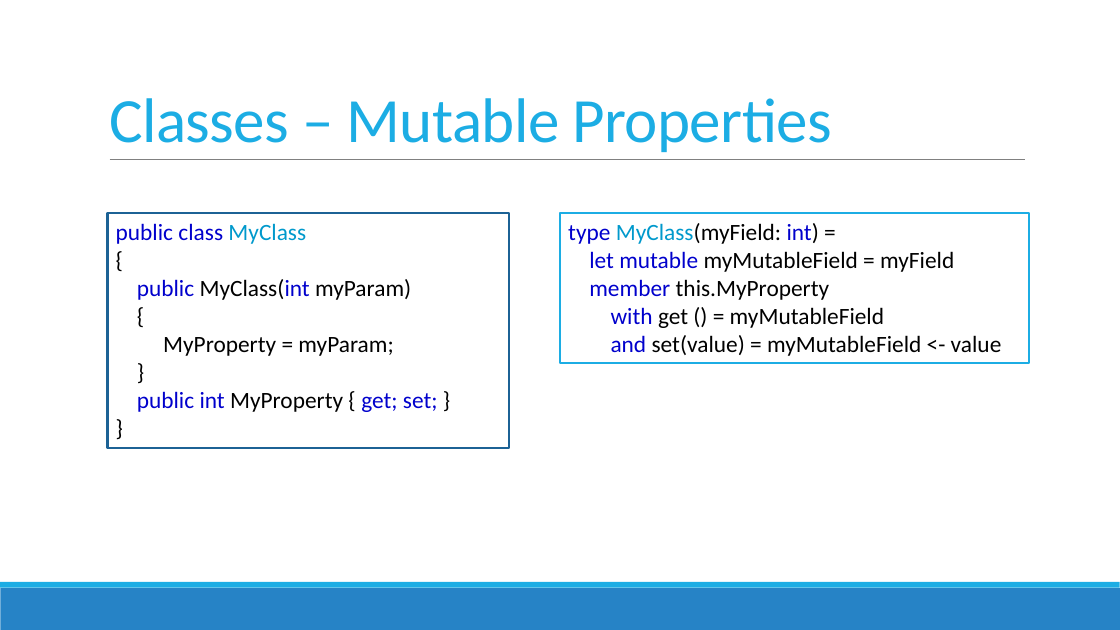
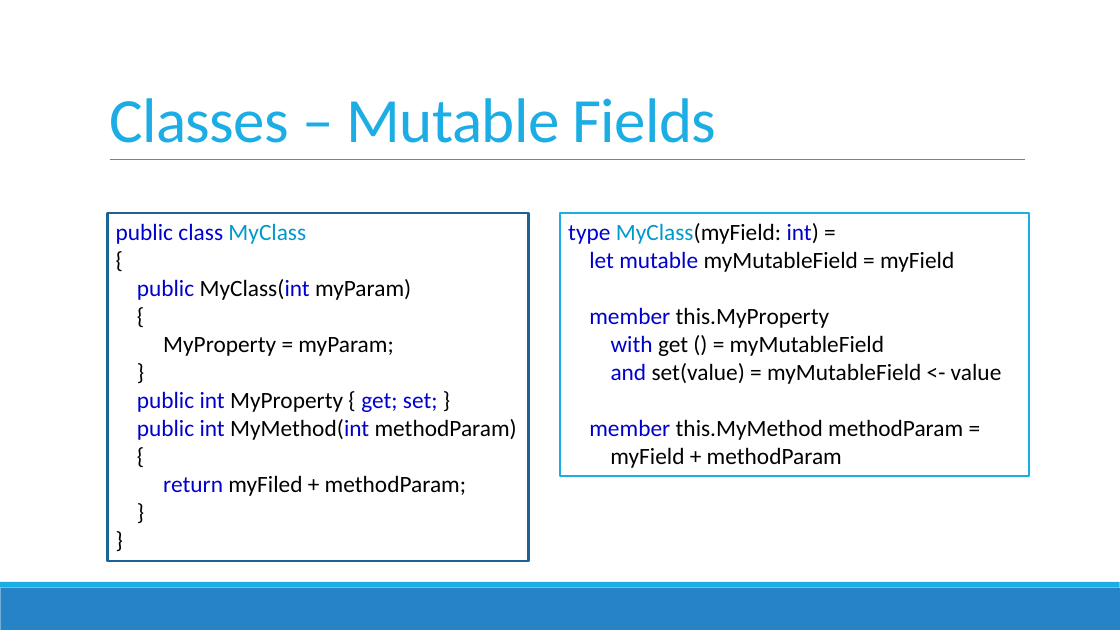
Before and after one commit to jorgef/fsharpworkshop, a slide deck: slide 64 of FSharpWorkshop_Slides.pptx (slide 67 before the commit). Drawn at 1120x630 pixels with LibreOffice and Linux fonts; fonts in the diff are those of the drawing. Boxes give left, top, right and bottom in pixels: in the first picture for what was removed or moved away, otherwise in the second. Text is boxed around its words. In the diff, an @@ line names an element or a change of style, - is before the commit and + after.

```diff
--- a/FSharpWorkshop_Slides.pptx
+++ b/FSharpWorkshop_Slides.pptx
@@ title at [109,98,716,143]: text changed @@
-Classes – Mutable Properties
+Classes – Mutable Fields
@@ text in rectangle at [108,213,528,561]: paragraph added @@
+}
@@ rectangle "public class MyClass": place and size @@
-rectangle "public class MyClass" at [108,213,509,448]
+rectangle "public class MyClass" at [108,213,528,561]
@@ rectangle "type MyClass(myField: int) =": place and size @@
-rectangle "type MyClass(myField: int) =" at [560,213,1029,363]
+rectangle "type MyClass(myField: int) =" at [560,213,1029,476]
@@ text in rectangle at [137,419,517,496]: paragraphs added @@
+public int MyMethod(int methodParam)
+{
+return myFiled + methodParam;
@@ text in rectangle at [589,419,963,468]: paragraphs added @@
+member this.MyMethod methodParam =
+myField + methodParam
```
Also in this commit, not shown: 10 other slides changed, 1 slide added, 7 slides removed, 10 other files.
